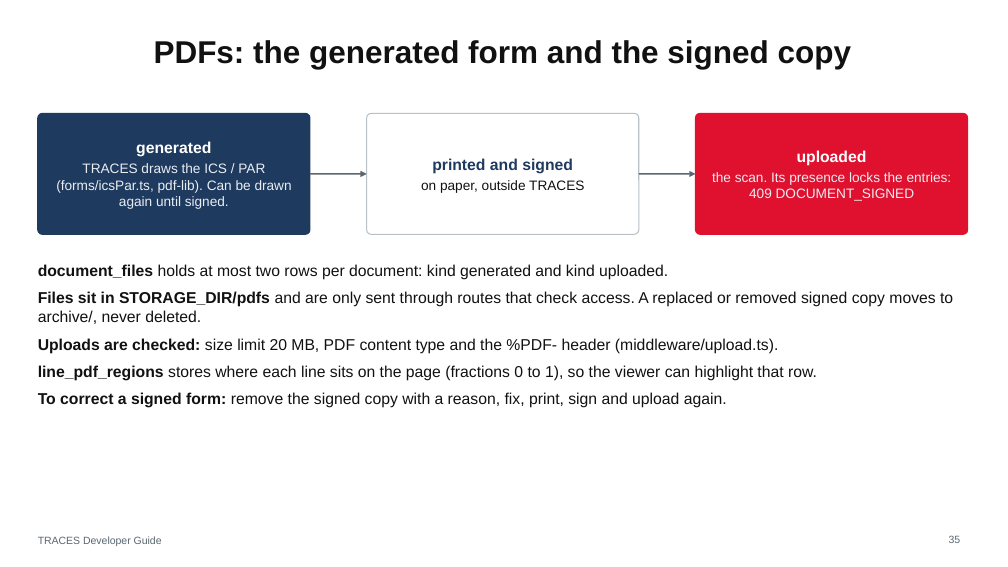
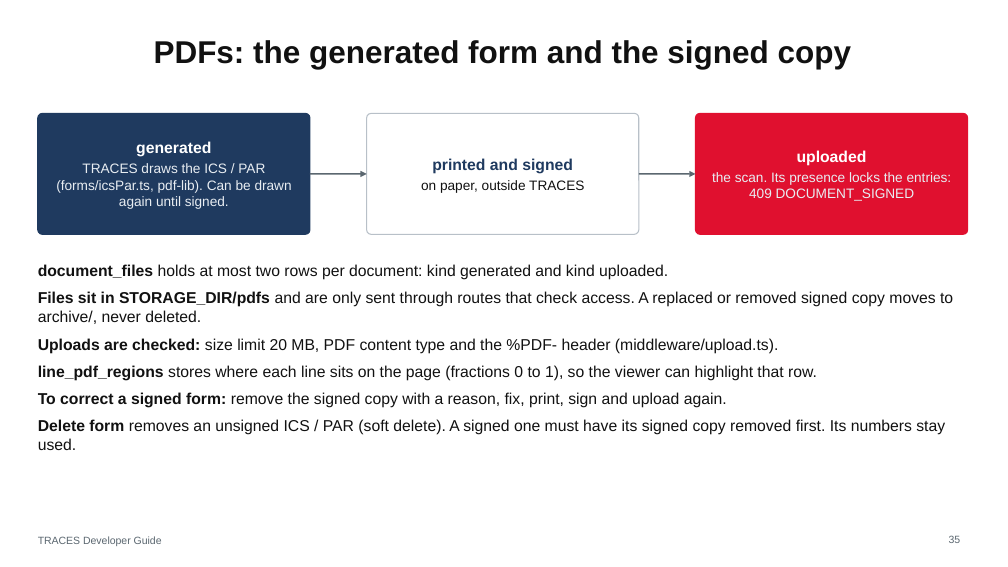
Before and after one commit to joww-seph/traces, a slide deck: slide 35 of docs/TRACES-Developer-Guide.pptx. Drawn at 1008x567 pixels with LibreOffice and Linux fonts; fonts in the diff are those of the drawing. Boxes give left, top, right and bottom in pixels: in the first picture for what was removed or moved away, otherwise in the second. Text is boxed around its words. In the diff, an @@ line names an element or a change of style, - is before the commit and + after.

```diff
--- a/docs/TRACES-Developer-Guide.pptx
+++ b/docs/TRACES-Developer-Guide.pptx
@@ text at (x1=38, y1=419, x2=945, y2=450): paragraph added @@
+• Delete form removes an unsigned ICS / PAR (soft delete). A signed one must have its signed copy removed first. Its numbers stay used.
```
Also in this commit, not shown: 2 other slides changed, 7 other files.
